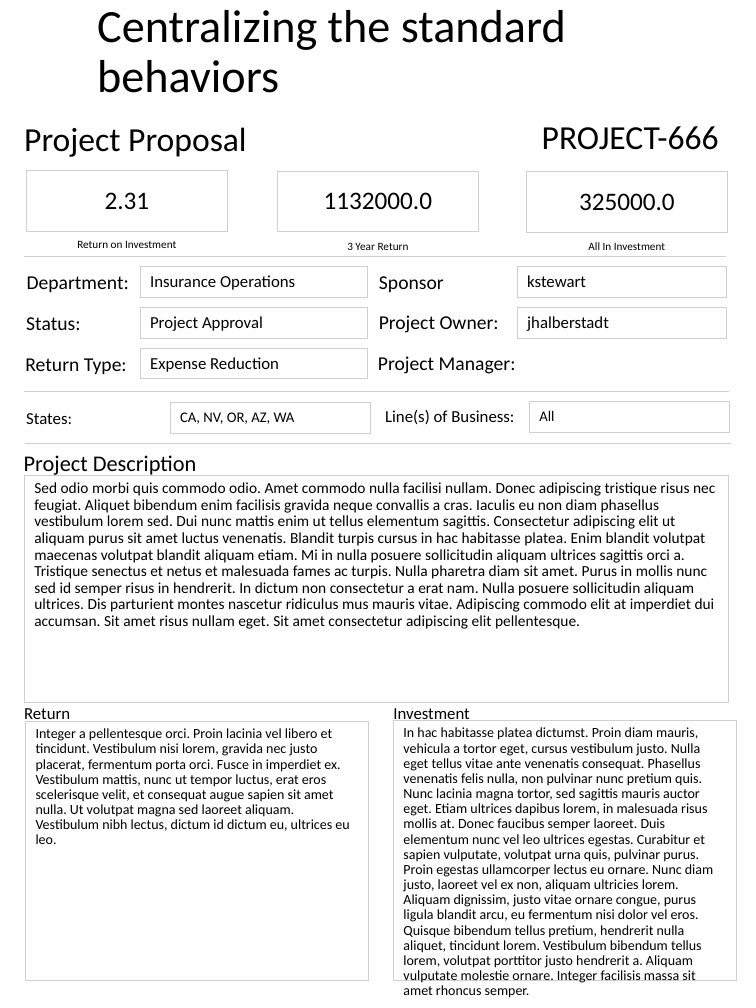
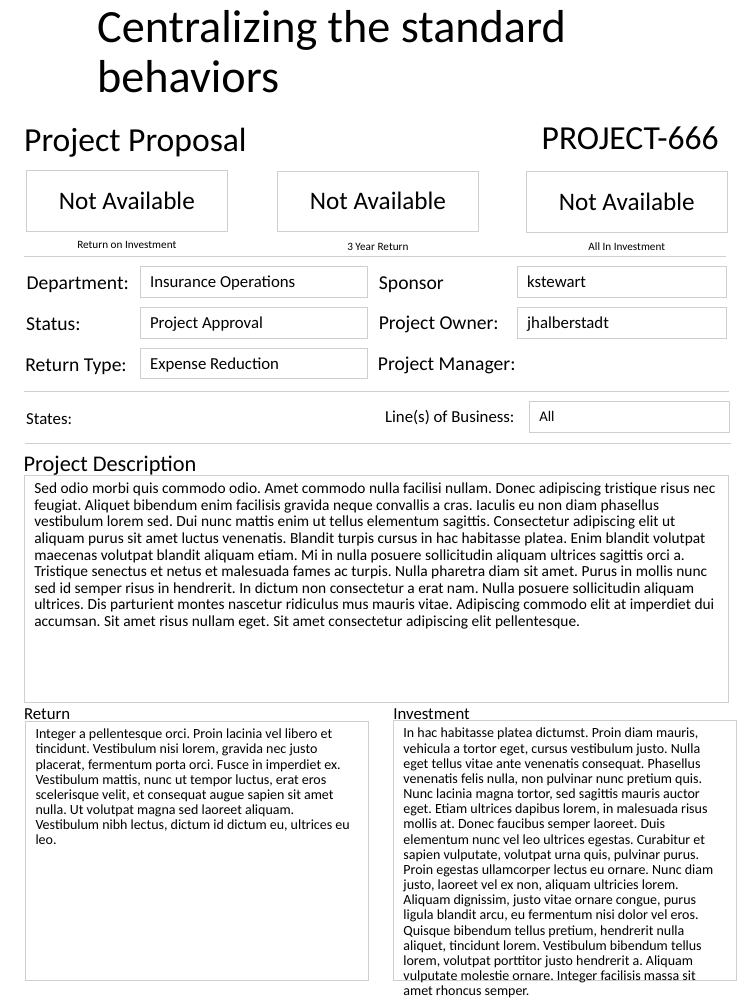
Before and after one commit to spikewood/Project-Report-Generator, a slide deck: slide 15 of ppt_output.pptx. Drawn at 756x1008 pixels with LibreOffice and Linux fonts; fonts in the diff are those of the drawing; background and template pictures are left out. Boxes give left, top, right and bottom in pixels: in the first picture for what was removed or moved away, otherwise in the second. Text is boxed around its words. In the diff, an @@ line names an element or a change of style, - is before the commit and + after.

```diff
--- a/ppt_output.pptx
+++ b/ppt_output.pptx
@@ text at (59,191,194,210): text changed @@
-2.31
+Not Available
@@ text at (310,191,446,209): text changed @@
-1132000.0
+Not Available
@@ text at (559,192,694,211): text changed @@
-325000.0
+Not Available
@@ text removed at (170,402,371,432) @@
-CA, NV, OR, AZ, WA
```
Also in this commit, not shown: 13 other slides changed, 2 slides added, 2 slides removed, 1 other file.
